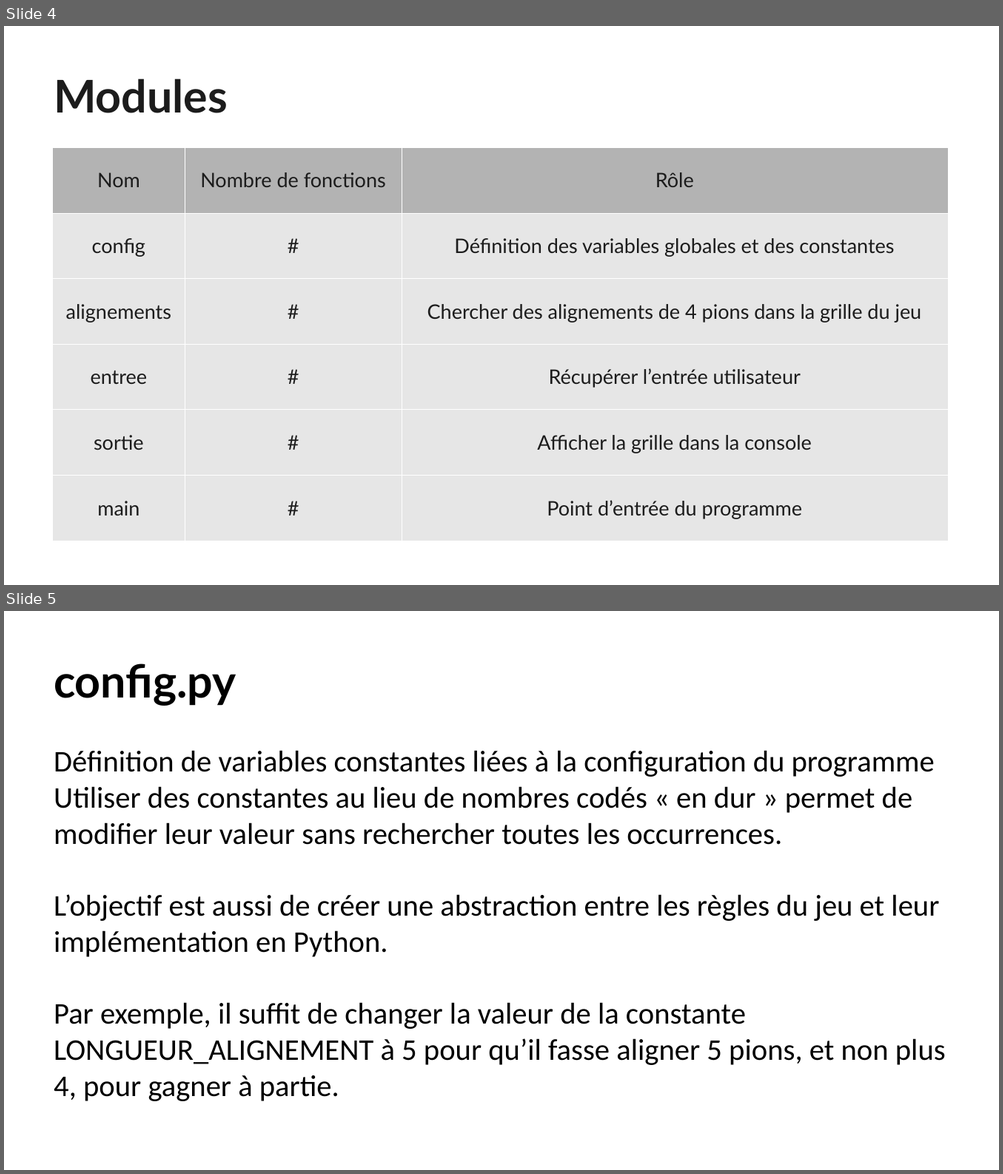
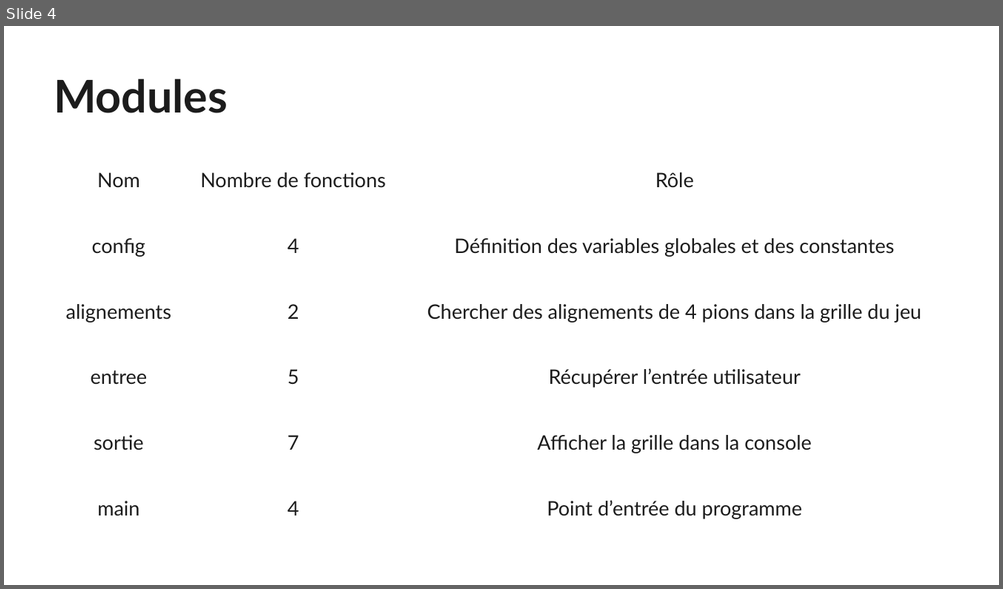
Before and after one commit to 5cover/Puissance-4, a slide deck: diapo.odp. Shown one above the other, each under a label of ours: slides 4 and 5 before the commit, slide 4 after it. The pictures are 1003x1174 and 1003x589 pixels, drawn with LibreOffice and Linux fonts; fonts in the diff are those of the drawing. Boxes give left, top, right and bottom in pixels: in the first picture for what was removed or moved away, otherwise in the second. Text is boxed around its words. In the diff, an @@ line names an element or a change of style, - is before the commit and + after.

```diff
--- a/diapo.odp
+++ b/diapo.odp
@@ slide 5 removed at box(4, 611, 999, 1170), background #FFFFFF @@
@@ title removed at box(54, 664, 236, 706) @@
-config.py
@@ subtitle removed at box(54, 750, 945, 1102) @@
-Définition de variables constantes liées à la configuration du programme
-Utiliser des constantes au lieu de nombres codés « en dur » permet de modifier leur valeur sans rechercher toutes les occurrences.
-L’objectif est aussi de créer une abstraction entre les règles du jeu et leur implémentation en Python.
-Par exemple, il suffit de changer la valeur de la constante LONGUEUR_ALIGNEMENT à 5 pour qu’il fasse aligner 5 pions, et non plus 4, pour gagner à partie.
@@ slide 4 changed as well @@
@@ table at box(53, 148, 948, 541) @@
-row 2, column 2: #
+row 2, column 2: 4
-row 3, column 2: #
+row 3, column 2: 2
-row 4, column 2: #
+row 4, column 2: 5
-row 5, column 2: #
+row 5, column 2: 7
-row 6, column 2: #
+row 6, column 2: 4
@@ fill #B3B3B3 to none in row 1 @@
@@ fill #E6E6E6 to none in 15 cells @@
```
Also in this commit, not shown: 10 other slides changed, 4 slides added, 2 other slides removed, 6 other files.
